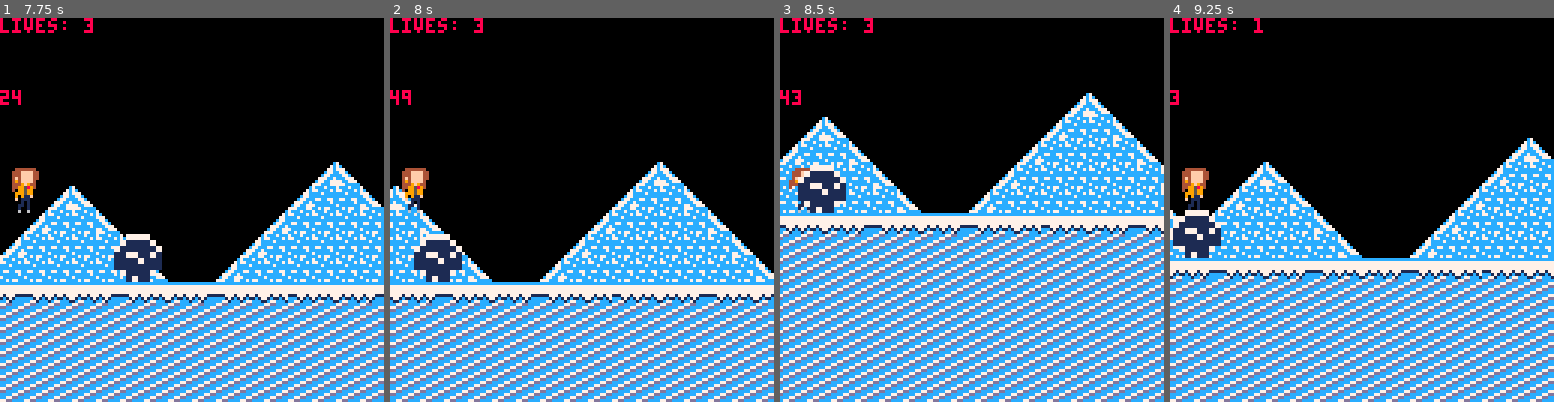
Above: before the commit, frames 1-4 (left to right).
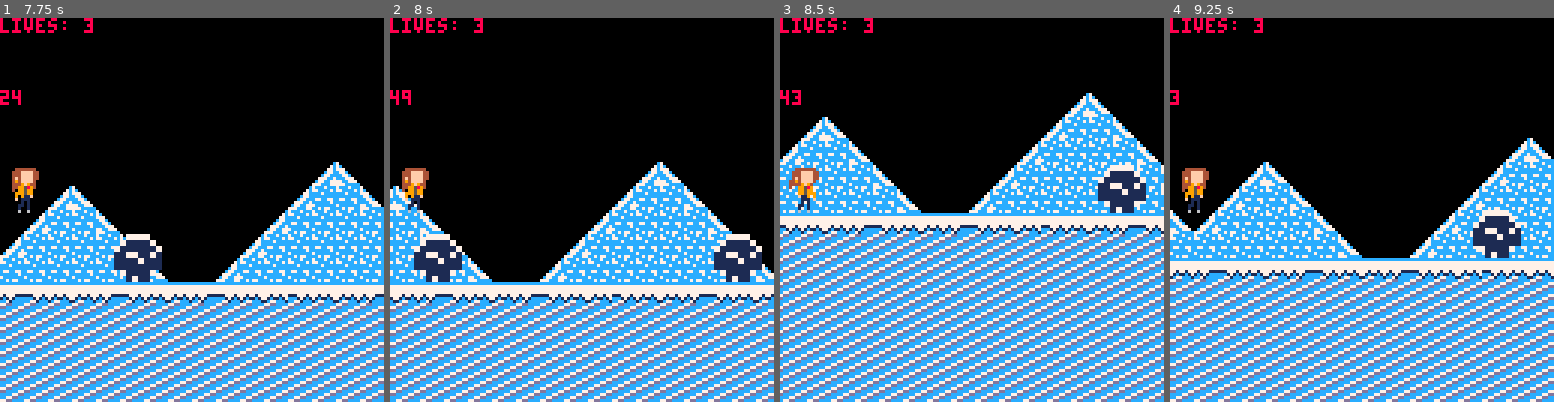
Above: after the commit, the same moments.

Repository: mrbryantguy/School-Route-Charlie
Game: PICO-8 cartridge One Cartidge/srch.p8
Same seed, same stepped clock (60 frames per second), same inputs: the game is played once before the commit and once after it.
Inputs:
- Up to frame 1 (7.75 s): tap X (X key) at 0.33, 1.07, 1.85, 2.97, 4.08, 5.2, 6.32, 7.43 s; hold Right 1.6-2.1 s; hold Right 2.47-3.03 s; hold Left 3.08-3.58 s; hold Right 4.02-4.68 s; hold Left 5.08-5.68 s; hold Right 6.08-6.58 s; hold Right 6.63-7.13 s; hold Right from 7.5 s (still down)
- Up to frame 2 (8 s): keep holding Right
- Up to frame 3 (8.5 s): release Right at 8.07 s; hold Left from 8.12 s (still down)
- Up to frame 4 (9.25 s): tap X (X key) at 8.55 s; release Left at 8.62 s; hold Right from 9.05 s (still down)

Frame 1 is identical in both runs. In frame 2, 1.2% of the frame differs, in the area x 84-97%, y 56-69%; in frame 3, 2.3%; in frame 4, 2.4%, in the area x 0-92%, y 0-63%.

Commit message:
Big Update Look Description
Addition of 7 snowballs for in total of 8
improved collision detection for all 8 snowballs
-drawing of 7 snowballs
- Reseting of parameters when person dies in game and bring to the last level was

Diff:
--- a/One Cartidge/srch.p8
+++ b/One Cartidge/srch.p8
@@ -162,6 +162,14 @@
 snow = 10
 snow_x = 300
 snow_y =56
+s1x = 400
+s2x = 500
+s3x = 600
+s4x = 700
+s5x = 800
+s6x = 900
+s7x = 1000
+
 
 
 function update_logo()
@@ -206,34 +214,277 @@
 -- change made by alexis
 
 
-
+-- change this number to change
+-- the speed of a specific ball
 
 snow_x-=1  -- speed of the ball
+s1x -=1
+s2x -=1
+s3x -=1
+s4x -=1
+s5x -=1
+s6x -=1
+s6x -=1
+s7x -=1
+
+
+--this resets the balls when
+
+if snow_x < p.x then
+
+snow_x = flr(p.x + 200)
+
+end
+
+if s1x < p.x then
+
+	s1x = flr(p.x + 300)
+
+end
+
+if s2x < p.x then
+
+	s2x = flr(p.x + 400)
+
+end
+
+if s3x < p.x then
+
+	s3x = flr(p.x + 500)
+
+end
+
+if s4x < p.x then
+
+	s4x = flr(p.x + 600)
+
+end
+
+if s5x < p.x then
+
+	s5x = flr(p.x + 700)
+
+end
+
+if s6x < p.x then
+
+	s6x = flr(p.x + 800)
+
+end
+
+if s7x < p.x then
+
+	s7x = flr(p.x + 900)
+
+end
+
 
 
 --here is to end game if player
 --touches the snowball
 
-
-if flr((snow_x / 10)) - 1 == flr(p.x/10) then
+-- this is wat actually gets collisions
+-- needs to be fixed to get all 4 frames
+-- of the ball
+
+-- collisions
+
+--edited by alexis
+-- are kinda working
+-- fix some parameters
+-- location
+
+
+-- example
+-- snowball is at y 62 all time
+-- size is 16 pixels
+-- y loc in pico 8 is from top to
+-- bottom going positive
+-- we know the ball is between
+-- 62 and 46 y val at all times
+
+-- if player is at 56 y
+
+-- example
+-- snowball is x 350
+-- and the snowball is 16 pixel
+-- wide 350 to 366 pixels where
+-- snowball is at any moment
+-- player is at 357
+-- if 350 >= 357 and 366 <= 357
+
+--lifeframe
+-- cahnge this varialbe to
+-- modify the invincibilty
+-- whem the ball hits
+
+lifeframe = 2
+
+								-- 10             --12                 12           14
+if flr((snow_x / 8 ))  <= flr(p.x/8) and  flr (p.x /8) <= flr(snow_x/8) + 1   then
   --cls()
-
-  ballframe += 1
-
-
-  if ballframe >5 then
-  lives -= 1
-
-  ballframe = 0
-
-  end
-  --draw_gameover()
-
-
+  if flr ((snow_y / 8)) >= flr(p.y / 8) and flr (snow_y / 8) - 1 <= flr(p.y / 8) then
+
+
+  	ballframe += 1
+
+
+  	if ballframe > lifeframe then
+  	lives -= 1
+
+  	ballframe = 0
+
+  end -- end snow_ y if
+
+  end -- end snow_x if
 
 end--if the player touches snow
 
 
+if flr((s1x / 8 ))  <= flr(p.x/8) and  flr (p.x /8) <= flr(s1x/8) + 1   then
+  --cls()
+  if flr ((snow_y / 8)) >= flr(p.y / 8) and flr (snow_y / 8) - 1 <= flr(p.y / 8) then
+
+
+  	ballframe += 1
+
+
+  	if ballframe > lifeframe then
+  	lives -= 1
+
+  	ballframe = 0
+
+  end -- end snow_ y if
+
+  end -- end snow_x if
+
+end--if the player touches snow
+
+
+if flr((s2x / 8 ))  <= flr(p.x/8) and  flr (p.x /8) <= flr(s2x/8) + 1   then
+  --cls()
+  if flr ((snow_y / 8)) >= flr(p.y / 8) and flr (snow_y / 8) - 1 <= flr(p.y / 8) then
+
+
+  	ballframe += 1
+
+
+  	if ballframe > lifeframe then
+  	lives -= 1
+
+  	ballframe = 0
+
+  end -- end snow_ y if
+
+  end -- end snow_x if
+
+end--if the player touches snow
+
+if flr((s3x / 8 ))  <= flr(p.x/8) and  flr (p.x /8) <= flr(s3x/8) + 1   then
+  --cls()
+  if flr ((snow_y / 8)) >= flr(p.y / 8) and flr (snow_y / 8) - 1 <= flr(p.y / 8) then
+
+
+  	ballframe += 1
+
+
+  	if ballframe > lifeframe then
+  	lives -= 1
+
+  	ballframe = 0
+
+  end -- end snow_ y if
+
+  end -- end snow_x if
+
+end--if the player touches snow
+…(4 lines of a section not shown)…
+if flr((s4x / 8 ))  <= flr(p.x/8) and  flr (p.x /8) <= flr(s4x/8) + 1   then
+  --cls()
+  if flr ((snow_y / 8)) >= flr(p.y / 8) and flr (snow_y / 8) - 1 <= flr(p.y / 8) then
+
+
+  	ballframe += 1
+
+
+  	if ballframe > lifeframe then
+  	lives -= 1
+
+  	ballframe = 0
+
+  end -- end snow_ y if
+
+  end -- end snow_x if
+
+end--if the player touches snow
+
+
+if flr((s5x / 8 ))  <= flr(p.x/8) and  flr (p.x /8) <= flr(s5x/8) + 1   then
+  --cls()
+  if flr ((snow_y / 8)) >= flr(p.y / 8) and flr (snow_y / 8) - 1 <= flr(p.y / 8) then
+
+
+  	ballframe += 1
+
+
+  	if ballframe > lifeframe then
+  	lives -= 1
+
+  	ballframe = 0
+
+  end -- end snow_ y if
+
+  end -- end snow_x if
+
+end--if the player touches snow
+
+
+if flr((s6x / 8 ))  <= flr(p.x/8) and  flr (p.x /8) <= flr(s6x/8) + 1   then
+  --cls()
+  if flr ((snow_y / 8)) >= flr(p.y / 8) and flr (snow_y / 8) - 1 <= flr(p.y / 8) then
+
+
+  	ballframe += 1
+
+
+  	if ballframe > lifeframe then
+  	lives -= 1
+
+  	ballframe = 0
+
+  end -- end snow_ y if
+
+  end -- end snow_x if
+
+end--if the player touches snow
+
+
+if flr((s7x / 8 ))  <= flr(p.x/8) and  flr (p.x /8) <= flr(s7x/8) + 1   then
+  --cls()
+  if flr ((snow_y / 8)) >= flr(p.y / 8) and flr (snow_y / 8) - 1 <= flr(p.y / 8) then
+
+
+  	ballframe += 1
+
+
+  	if ballframe > lifeframe then
+  	lives -= 1
+
+  	ballframe = 0
+
+  end -- end snow_ y if
+
+  end -- end snow_x if
+
+end--if the player touches snow
+…(4 lines of a section not shown)…
+-- end collisions
 
 --	anim_time=0
 	anim_wait=.35
@@ -330,6 +581,17 @@
 
 	 p.y = 20
 
+	 -- reseting ball locaiton
+	 snow_x = 300
+	 s1x = 400
+	 s2x = 500
+	 s3x = 600
+	 s4x = 700
+	 s5x = 800
+	 s6x = 900
+	 s7x = 1000
+
+
 
 	elseif lastscene == "game2" then
 
@@ -408,20 +670,33 @@
 		-- function in the correct area
  random = flr(rnd(50))
 	print(random, cx , cy)
-	if flr(p.x/10) > 0 and flagball == false then
-	 if random < 2  and flagball == false then
-	  spr(ball.sp , cx + 120, 56, ball.w , ball.h)
-
-		 	flagball = true
-		end -- end random if
-	end --end flr if
-	  -- ball spawn --
+
+
+-- debug print statements
+--	print('snowball x :'..  flr(snow_x / 8) , p.x ,p.y + 5)
+--	print('player x:'..  flr(p.x / 8) , p.x , p.y+ 20)
+--	print('snowball y:'..  flr(snow_y/ 8) , p.x , p.y + 40)
+--	print('snowball y:'..  flr((snow_y -16) / 8) , p.x , p.y + 50)
+--	print('player y:'..  flr(p.y / 8) , p.x , p.y + 60 )
+
+-- end debug
 
 		-- function in the correct area end
 
 	-- this is what actualy is printing the snow ball
+
  spr(snow, snow_x ,snow_y - 8 , 2 ,2 )
-
+ spr(snow, s1x ,snow_y - 8 , 2 ,2 )
+	spr(snow, s2x ,snow_y - 8 , 2 ,2 )
+ spr(snow, s3x ,snow_y - 8 , 2 ,2 )
+ spr(snow, s4x ,snow_y - 8 , 2 ,2 )
+ spr(snow, s5x ,snow_y - 8 , 2 ,2 )
+ spr(snow, s6x ,snow_y - 8 , 2 ,2 )
+ spr(snow, s7x ,snow_y - 8 , 2 ,2 )
+
+
+
+ -- cam hardcode the # of balls
  -- end what actualy is printing the rolling snowball
 
 
@@ -468,11 +743,11 @@
 camera(8,18 * 8 )
 
 -- sprite changed to swiming
-p.sp = 38
-
-p.y = 18* 8
-
-spr(p.sp, 4 * 8, 26 * 8 , p.w, p.h)
+
+
+print(p.x , p.y , 0 , 26*8)
+
+spr(p.sp, p.x, p.y  , p.w, p.h)
 
 
 print("here is game 2" , 4 * 8 , 26*8 )
@@ -651,6 +926,11 @@
 
 
 end
+
+
+
+-- snowball colission function
+
 -->8
 -- player update
 -- this code is from src1.p8
@@ -793,6 +1073,11 @@
  if fget(cobj , 2 ) then
 
 		scene = "game2"
+
+
+		-- setting the value for next
+		-- location of the player
+
 
 	end
 end
